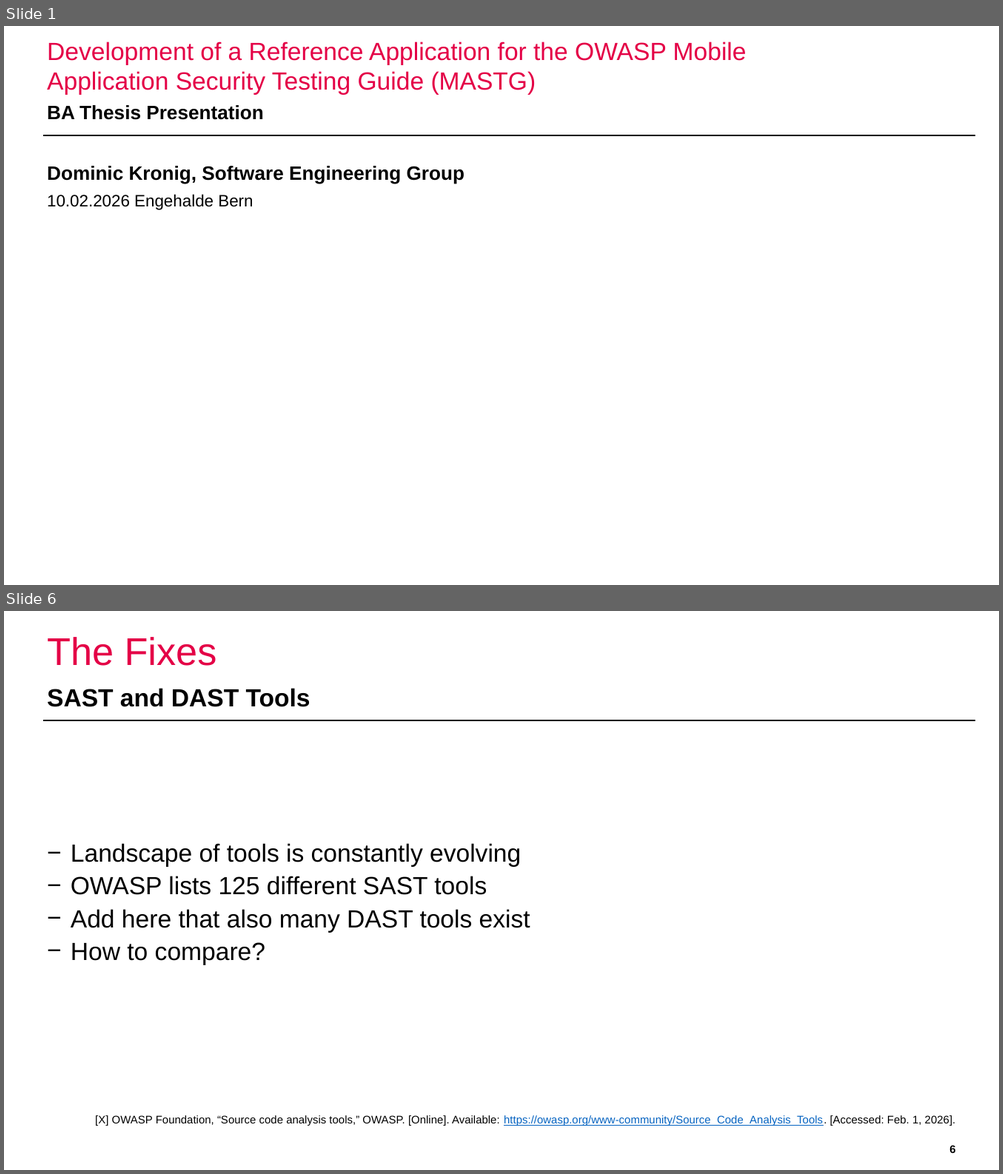
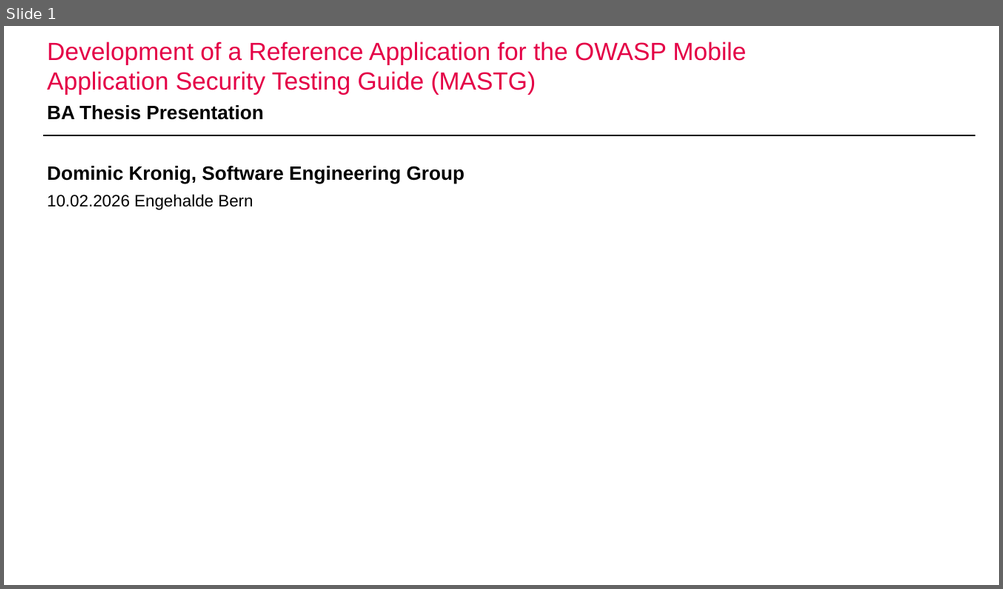
Before and after one commit to domi-cmd/Reference_Application_for_OWASP_MASTG, a slide deck: dev_documents/presentation/ba_thesis_presentation_kronig.pptx. Shown one above the other, each under a label of ours: slides 1 and 6 before the commit, slide 1 after it; the slides between them are not shown. The pictures are 1003x1174 and 1003x589 pixels, drawn with LibreOffice and Linux fonts; fonts in the diff are those of the drawing; background and template pictures are left out. Boxes give left, top, right and bottom in pixels: in the first picture for what was removed or moved away, otherwise in the second. Text is boxed around its words. In the diff, an @@ line names an element or a change of style, - is before the commit and + after.

```diff
--- a/dev_documents/presentation/ba_thesis_presentation_kronig.pptx
+++ b/dev_documents/presentation/ba_thesis_presentation_kronig.pptx
@@ slide 6 removed at (4, 611, 999, 1170), background #FFFFFF; not listed: 1 template element that a slide beside it also shows @@
@@ title removed at (47, 637, 217, 666) @@
-The Fixes
@@ text removed at (47, 688, 310, 707) @@
-SAST and DAST Tools
@@ text removed at (71, 843, 530, 965) @@
-− Landscape of tools is constantly evolving
-− OWASP lists 125 different SAST tools
-− Add here that also many DAST tools exist
-− How to compare?
@@ text removed at (95, 1116, 956, 1126) @@
-[X] OWASP Foundation, “Source code analysis tools,” OWASP. [Online]. Available: https://owasp.org/www-community/Source_Code_Analysis_Tools. [Accessed: Feb. 1, 2026].
@@ page number removed at (949, 1145, 955, 1153) @@
-6
```
Also in this commit, not shown: 9 slides changed, 6 slides added, 9 other slides removed.
